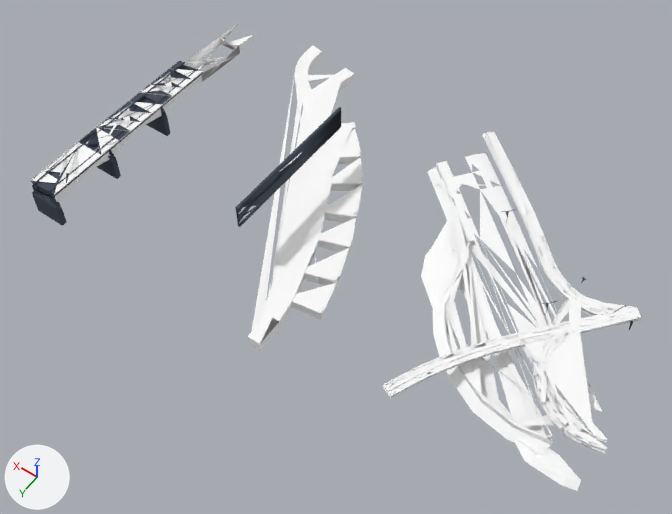
Renders of the glTF model gh-pages/models/street_island1_06.glb from each side of a commit.
The view is the same before and after, from a 50 mm camera at (-704.0, -200.0, 490.0) aimed at (-476.0, -519.0, -11.0). Lighting does not change. The marker at lower left points along +X, +Y and +Z. The older version comes first.

The first picture shows 'seg_1042', 'seg_1066', 'seg_1068', 'seg_1087', 'seg_1088', 'seg_1105', 'seg_1357', 'seg_1497', 'seg_1501', 'seg_1506', 'seg_1508', 'seg_537', 'seg_673', 'seg_686', 'seg_690' and 4 more.
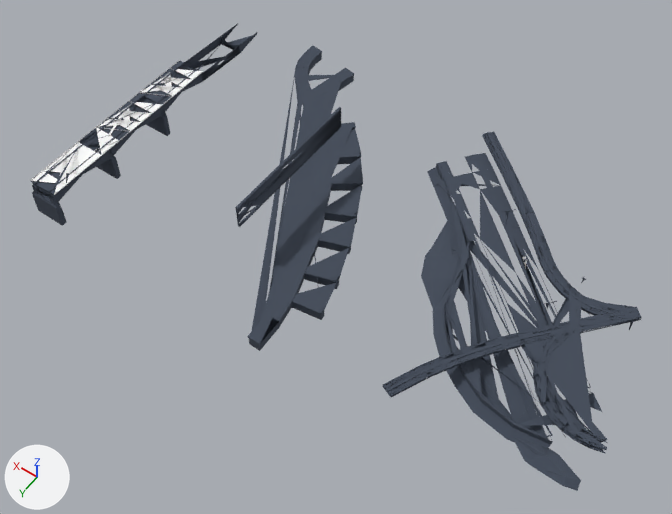
The change in detail:
me_seg_673 has 30 vertices, 76 faces and spans x -687.0..-523.0, y -588.0..-457.0, z -9.0..-2.0.
me_seg_673 no longer uses material mat_bakegroup_island1_roads0_2x (white #ffffff).
me_seg_673 gains material mat_dark (greyish blue #424b59).
me_seg_686 has 256 vertices, 585 faces and spans x -499.0..-338.0, y -681.0..-430.0, z -11.0..-2.0.
me_seg_686 no longer uses material mat_gc_longdist_island1_roads_2x (white #ffffff).
me_seg_686 gains material mat_dark (greyish blue #424b59).
me_seg_690 has 357 vertices, 711 faces and spans x -677.0..-486.0, y -654.0..-465.0, z -8.0..0.0.
me_seg_690 no longer uses material mat_bakegroup_island1_a0_2x (white #ffffff).
me_seg_690 gains material mat_dark (greyish blue #424b59).
me_seg_1042 has 120 vertices, 272 faces and spans x -617.1..-563.4, y -523.3..-441.2, z 7.9..8.9.
me_seg_1042 no longer uses material mat_bakegroup_island1_roads0_2x (white #ffffff).
me_seg_1042 gains material mat_dark (greyish blue #424b59).
me_seg_1066 has 172 vertices, 351 faces and spans x -617.2..-563.3, y -523.3..-441.2, z 6.4..8.5.
me_seg_1066 no longer uses material mat_bakegroup_island1_b0_2x (white #ffffff).
me_seg_1066 gains material mat_dark (greyish blue #424b59).
me_seg_1068 has 192 vertices, 482 faces and spans x -614.8..-505.8, y -669.0..-570.4, z 7.9..8.9.
me_seg_1068 no longer uses material mat_bakegroup_island1_b0_2x (white #ffffff).
me_seg_1068 gains material mat_dark (greyish blue #424b59).
me_seg_1087 has 333 vertices, 760 faces and spans x -668.3..-610.3, y -584.5..-511.9, z 7.8..8.9.
me_seg_1087 no longer uses material mat_gc_longdist_island1_roads_2x (white #ffffff).
me_seg_1087 gains material mat_dark (greyish blue #424b59).
me_seg_1088 has 288 vertices, 633 faces and spans x -614.8..-505.8, y -669.1..-570.4, z 6.4..8.5.
me_seg_1088 no longer uses material mat_bakegroup_island1_a0_2x (white #ffffff).
me_seg_1088 gains material mat_dark (greyish blue #424b59).
me_seg_1105 has 750 vertices, 1792 faces and spans x -690.2..-610.2, y -584.5..-479.0, z 6.3..8.6.
me_seg_1105 no longer uses material mat_bakegroup_island1_a0_2x (white #ffffff).
me_seg_1105 gains material mat_dark (greyish blue #424b59).
me_seg_1497 has 26 vertices, 22 faces and spans x -291.1..-271.1, y -550.7..-439.1, z -5.3..3.3.
me_seg_1497 no longer uses material mat_gothamcity_roads_details_d (white #ffffff).
me_seg_1497 gains material mat_dark (greyish blue #424b59).
me_seg_1501 has 28 vertices, 32 faces and spans x -291.1..-271.1, y -666.8..-550.7, z -8.1..3.2.
me_seg_1501 no longer uses material mat_bakegroup_island1_b0_2x (white #ffffff).
me_seg_1501 gains material mat_dark (greyish blue #424b59).
me_seg_1506 has 34 vertices, 59 faces and spans x -662.0..-491.0, y -624.0..-471.0, z 0.0..1.0.
me_seg_1506 no longer uses material mat_bakegroup_island1_roads0_2x (white #ffffff).
me_seg_1506 gains material mat_dark (greyish blue #424b59).

Location of each change, [x1, y1, x2, y2] in pixels of the pictures (672 x 514 px):
'seg_686', recoloured (white to greyish blue)
    both: [247, 46, 363, 351]
'seg_690', recoloured (white to greyish blue)
    both: [427, 153, 602, 449]
'seg_1105', recoloured (white to greyish blue)
    both: [520, 279, 641, 454]
'seg_673', recoloured
    both: [421, 221, 581, 491]
'seg_1506', recoloured
    both: [437, 165, 553, 442]
'seg_1087', recoloured
    both: [517, 278, 641, 363]
'seg_1068', recoloured
    both: [483, 132, 564, 283]
'seg_1042', recoloured (white to greyish blue)
    both: [383, 333, 522, 396]
'seg_1501', recoloured (darker)
    both: [163, 24, 257, 112]
'seg_1066', recoloured
    both: [382, 334, 521, 398]
'seg_1088', recoloured
    both: [482, 133, 563, 284]
'seg_1497', recoloured
    both: [55, 109, 161, 202]
